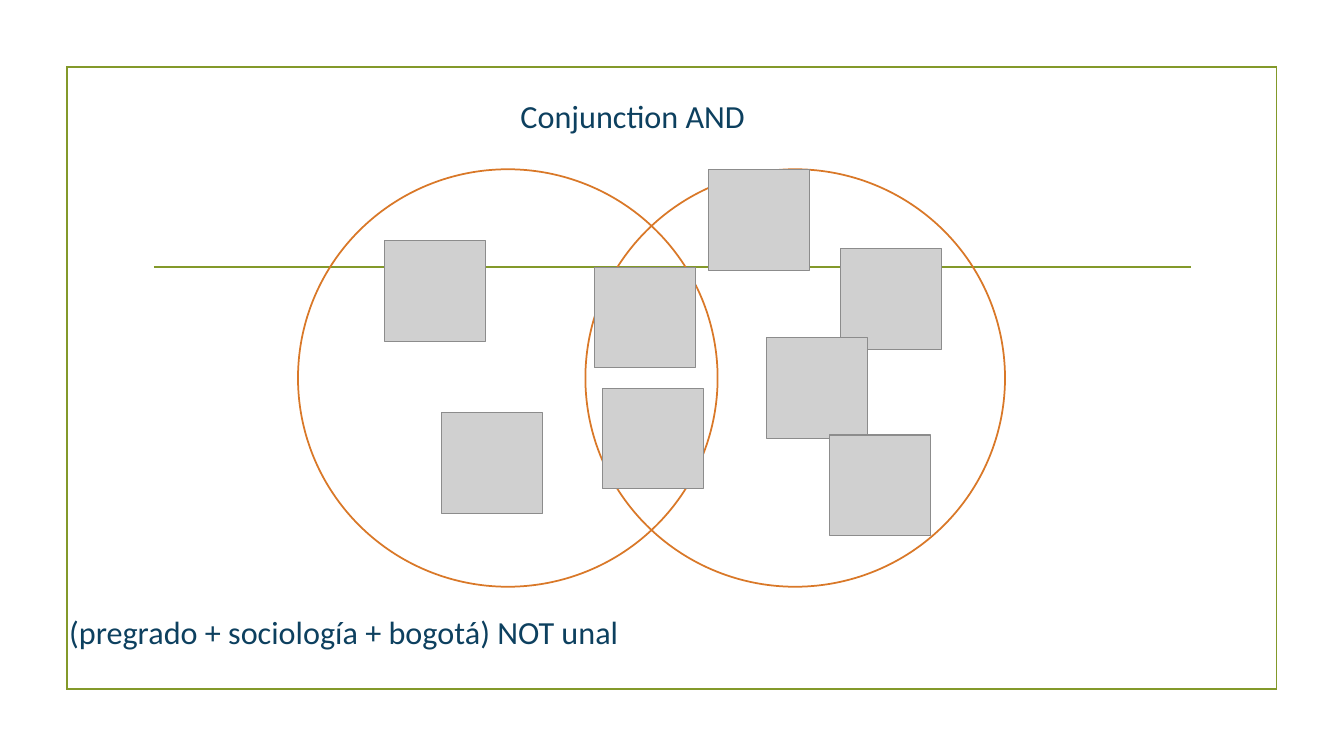
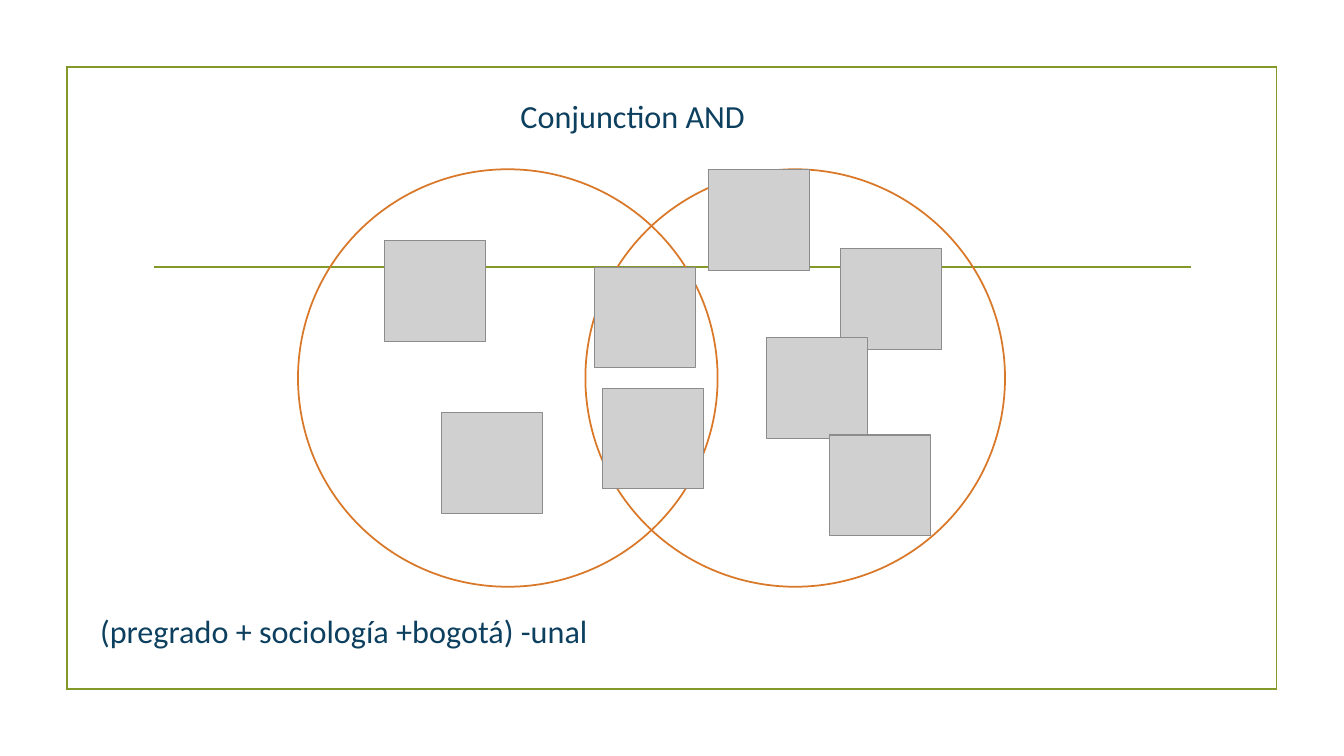
Before and after one commit to wamartinez/sacs, a slide deck: slide 10 of Modulo1/ClaseSem1_OperadoresBooleanos.pptx. Drawn at 1344x756 pixels with LibreOffice and Linux fonts; fonts in the diff are those of the drawing; grey boxes stand for pictures; background and template pictures are left out. Boxes give left, top, right and bottom in pixels: in the first picture for what was removed or moved away, otherwise in the second. Text is boxed around its words. In the diff, an @@ line names an element or a change of style, - is before the commit and + after.

```diff
--- a/Modulo1/ClaseSem1_OperadoresBooleanos.pptx
+++ b/Modulo1/ClaseSem1_OperadoresBooleanos.pptx
@@ text at box(100, 619, 587, 649): text changed @@
-(pregrado + sociología + bogotá) NOT unal
+(pregrado + sociología +bogotá) -unal
```
Also in this commit, not shown: 4 other slides changed, 2 slides added.
